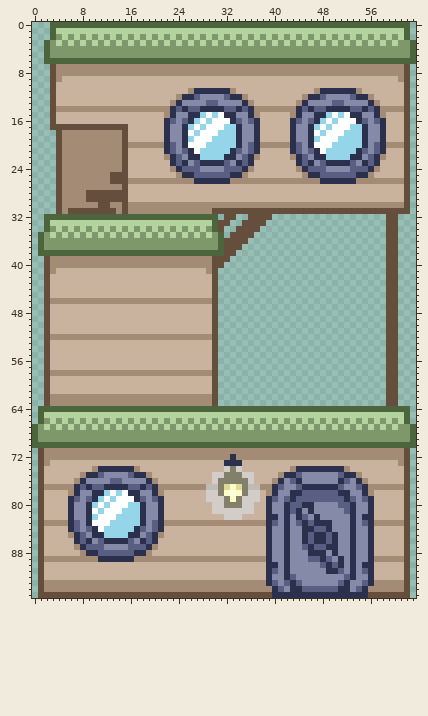
Sprite sheet -- assets/Houses/house_3x2_c_a.png. The picture above is the old version.
The file is 64x96 pixels.
The result:
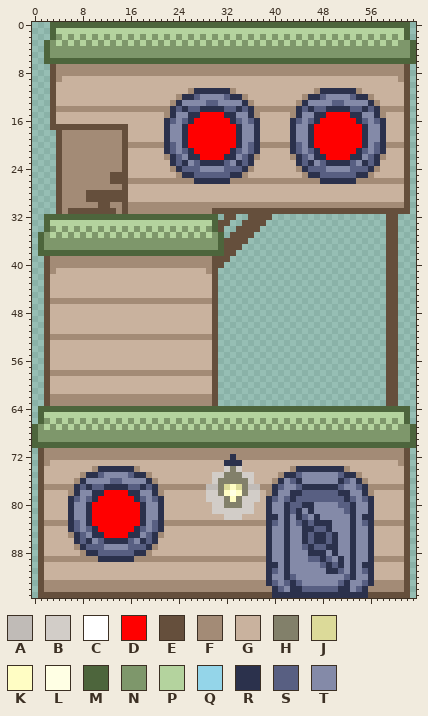
Palette (. is transparent): A #c0bbb7  B #d2cdc8  C #ffffff  D #ff0000  E #654f3c  F #a38b76  G #c9b29e  H #82806a  J #dcda99  K #fffdc4  L #ffffe4  M #4d653c  N #7e976b  P #b4d39e  Q #94d5e9  R #2b314c  S #585f82  T #848aa8
Commit: updated house graphics to use day/night windows
The exact change:
y 15: x 28..31 QCQC -> DDDD; x 49..52 QCQC -> DDDD
y 16: x 27..32 QCQCCC -> DDDDDD; x 48..53 QCQCCC -> DDDDDD
y 17: x 26..33 QCQCCCQQ -> DDDDDDDD; x 47..54 QCQCCCQQ -> DDDDDDDD
y 18: x 26..33 CQCCCQQQ -> DDDDDDDD; x 47..54 CQCCCQQQ -> DDDDDDDD
y 19: x 26..33 QCCCQQQQ -> DDDDDDDD; x 47..54 QCCCQQQQ -> DDDDDDDD
y 20: x 26..33 CCCQQQQQ -> DDDDDDDD; x 47..54 CCCQQQQQ -> DDDDDDDD
y 21: x 27..32 CQQQQQ -> DDDDDD; x 48..53 CQQQQQ -> DDDDDD
y 22: x 28..31 QQQQ -> DDDD; x 49..52 QQQQ -> DDDD
y 78: x 12..15 QCQC -> DDDD
y 79: x 11..16 QCQCCC -> DDDDDD
y 80: x 10..17 QCQCCCQQ -> DDDDDDDD
y 81: x 10..17 CQCCCQQQ -> DDDDDDDD
y 82: x 10..17 QCCCQQQQ -> DDDDDDDD
y 83: x 10..17 CCCQQQQQ -> DDDDDDDD
y 84: x 11..16 CQQQQQ -> DDDDDD
y 85: x 12..15 QQQQ -> DDDD
Pixel boxes of the changes (left, top, right, bottom) in both pictures:
changed: (188, 112, 236, 160)
changed: (314, 112, 362, 160)
changed: (92, 490, 140, 538)
